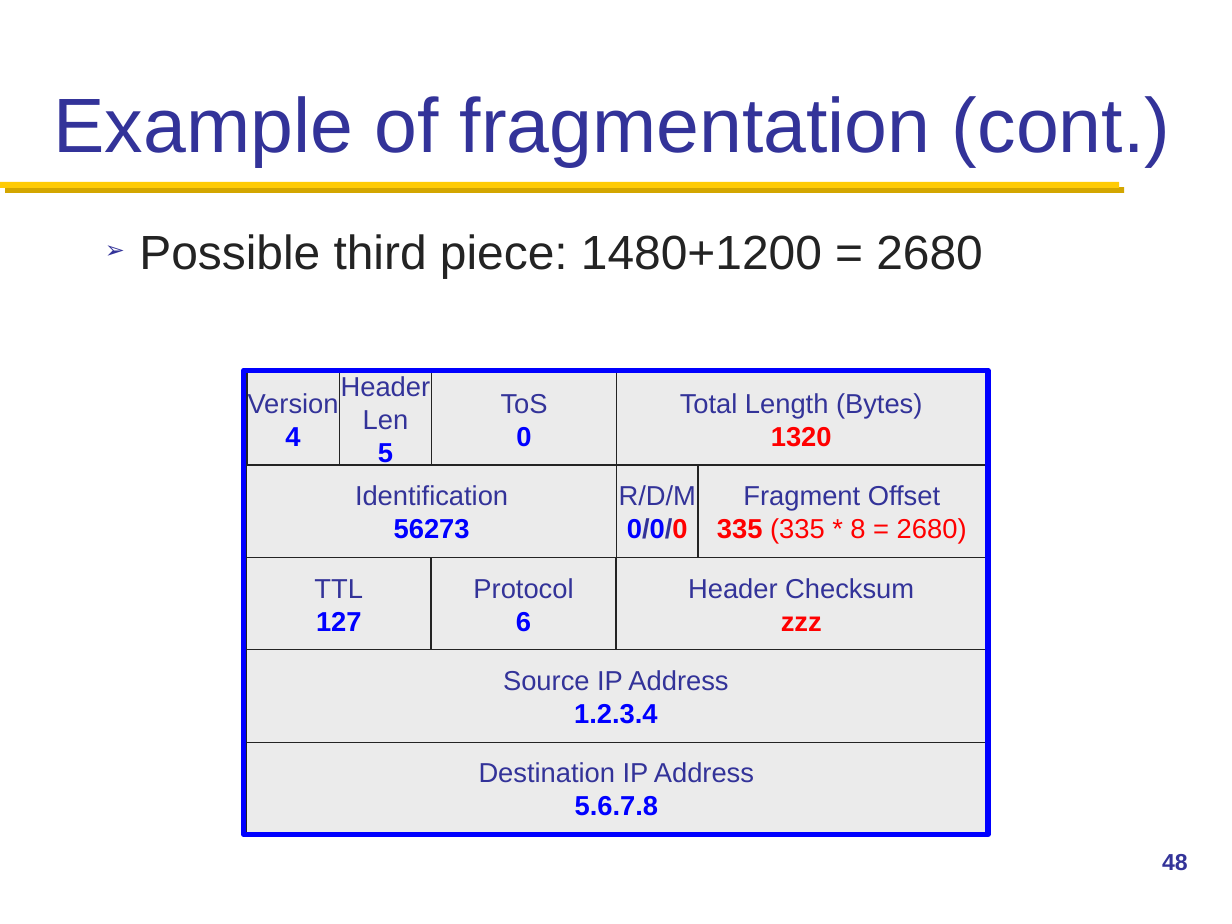
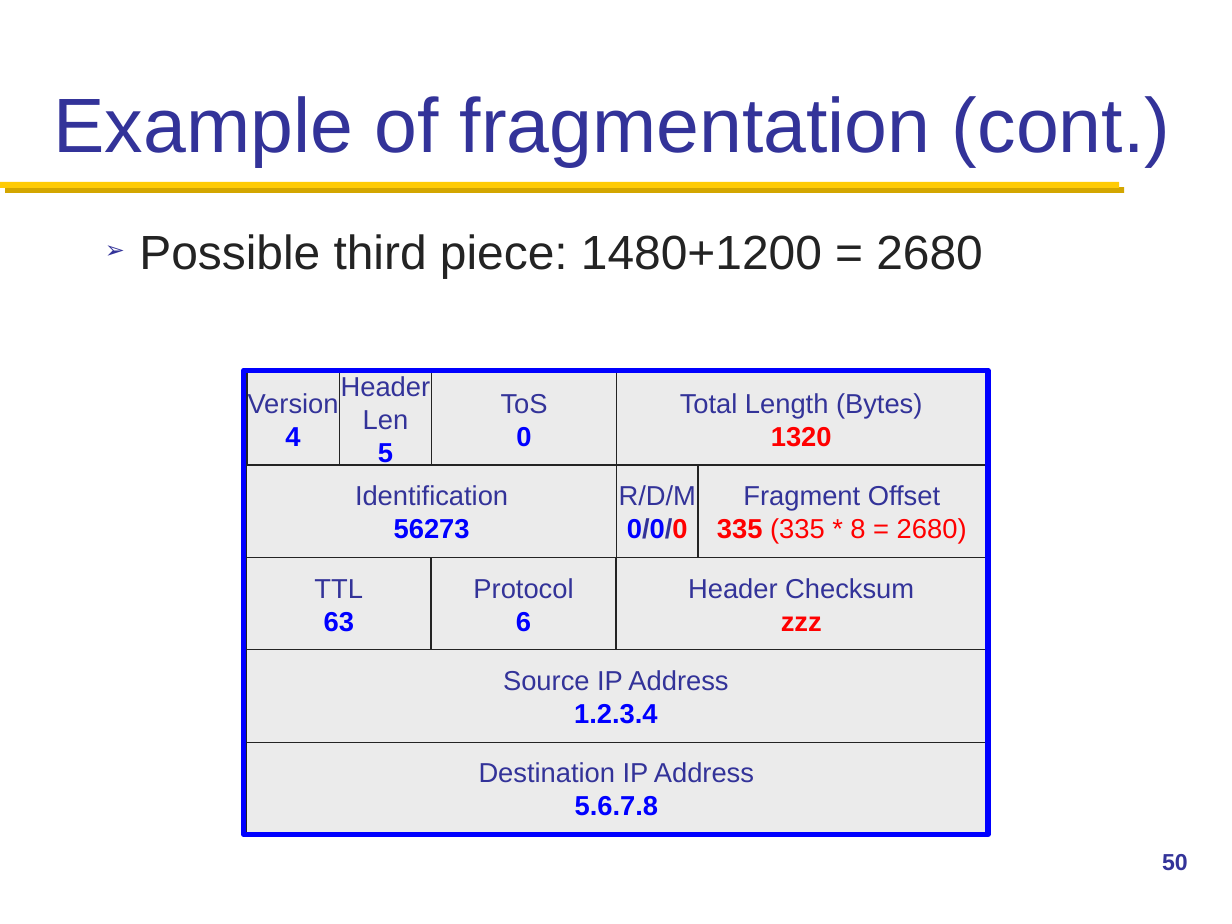
Before and after one commit to henryhxu/CSCI4430-ESTR4120, a slide deck: slide 50 of lec/lec10.pptx (slide 48 before the commit). Drawn at 1232x924 pixels with LibreOffice and Linux fonts; fonts in the diff are those of the drawing; background and template pictures are left out. Boxes give left, top, right and bottom in pixels: in the first picture for what was removed or moved away, otherwise in the second. Text is boxed around its words. In the diff, an @@ line names an element or a change of style, - is before the commit and + after.

```diff
--- a/lec/lec10.pptx
+++ b/lec/lec10.pptx
@@ text in rectangle at (324,612,354,632): text changed @@
-127
+63
@@ page number at (1162,854,1188,871): text changed @@
-48
+50
```
Also in this commit, not shown: 12 other slides changed, 2 slides added.
